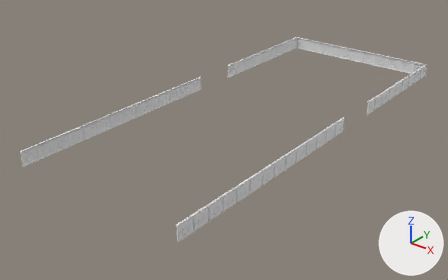
Two versions of the FBX model Assets/Art/3D Models/1_WallWood.fbx, one commit apart.
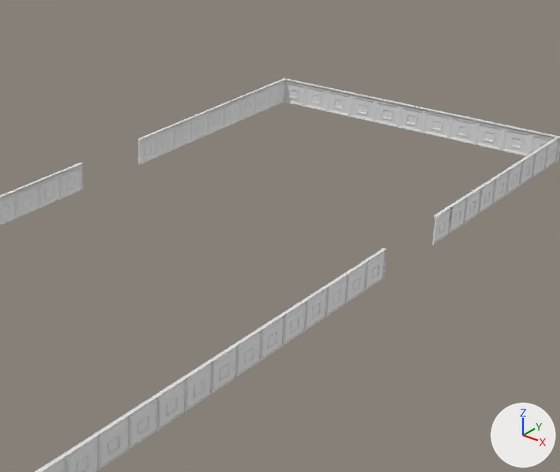
There are two pictures of each version: one whole from a 50 mm camera at (39.0, -59.9, 29.2) aimed at (-1.4, -9.3, -2.2), one close up on the part from 36% to 95% of the width and 0% to 80% of the height. Lighting does not change. The marker at lower right points along +X, +Y and +Z. Where no turn or scale is listed for an object, it has been applied to the vertices.

Names of what the first close-up shows: 'Wall_Ornament', 'Wall_Ornament.001', 'Wall_Ornament.002'.
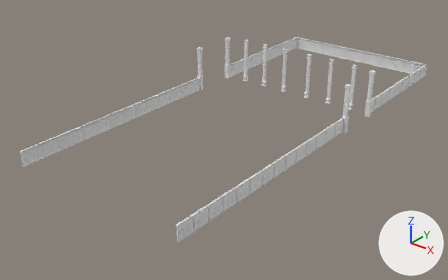
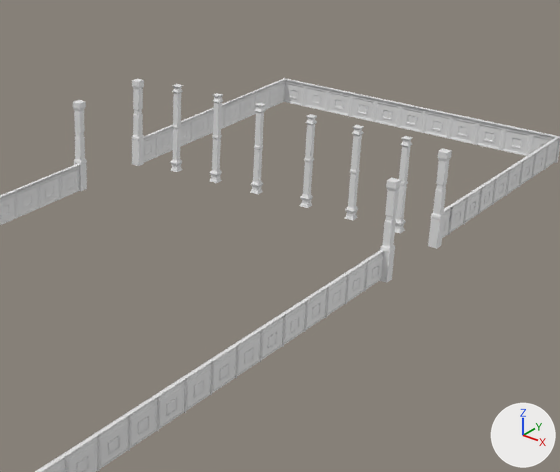
Where the newer file only moved an object's origin or applied its transform, the numbers keep the older frame.

Changed parts and their boxes [x1, y1, x2, y2] in the close-ups (560 x 472 px):
```json
{"object": "Pillar_MainHall", "change": "added", "after": [170, 84, 413, 233]}
{"object": "Pillar_Hallways", "change": "added", "after": [73, 79, 452, 283]}
```

Scene script edits in JSON lines:
```json
{"op": "add", "block": "mat_pillars", "code": ["mat_pillars = principled_material('Pillars')", "mat_pillars.base_color = (0.8, 0.8, 0.8)  # white #e7e7e7"]}
{"op": "add", "block": "me_cube_026", "code": ["me_cube_026 = bpy.data.meshes.new('Cube.026')", "me_cube_026.from_pydata(...)  # 208 vertices, 200 faces; spans x -21.2..0.3, y -5.9..0.3, z 0.0..5.5", "me_cube_026.materials.append(mat_pillars)  # white #e7e7e7"]}
{"op": "add", "block": "me_cube_027", "code": ["me_cube_027 = bpy.data.meshes.new('Cube.027')", "me_cube_027.from_pydata(...)  # 360 vertices, 348 faces; spans x -4.3..12.0, y -0.3..0.3, z -0.3..5.3", "me_cube_027.materials.append(mat_pillars)  # white #e7e7e7"]}
{"op": "add", "block": "ob_pillar_hallways", "code": ["ob_pillar_hallways = bpy.data.objects.new('Pillar_Hallways', me_cube_026)", "ob_pillar_hallways.location = (10.46, 2.75, 0.0)"]}
{"op": "add", "block": "ob_pillar_mainhall", "code": ["ob_pillar_mainhall = bpy.data.objects.new('Pillar_MainHall', me_cube_027)", "ob_pillar_mainhall.location = (-3.86, 3.39, 0.25)"]}
```
